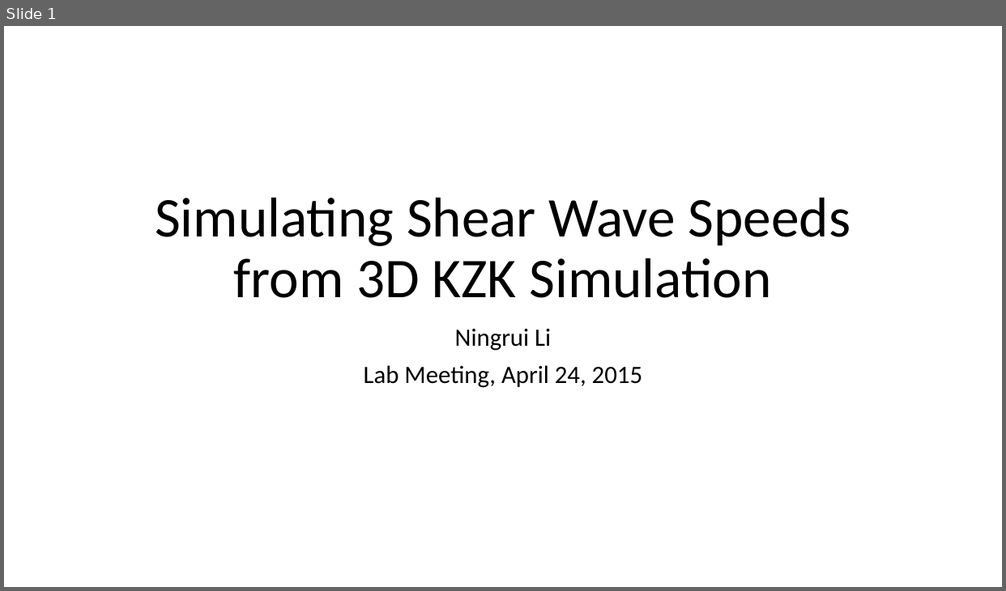
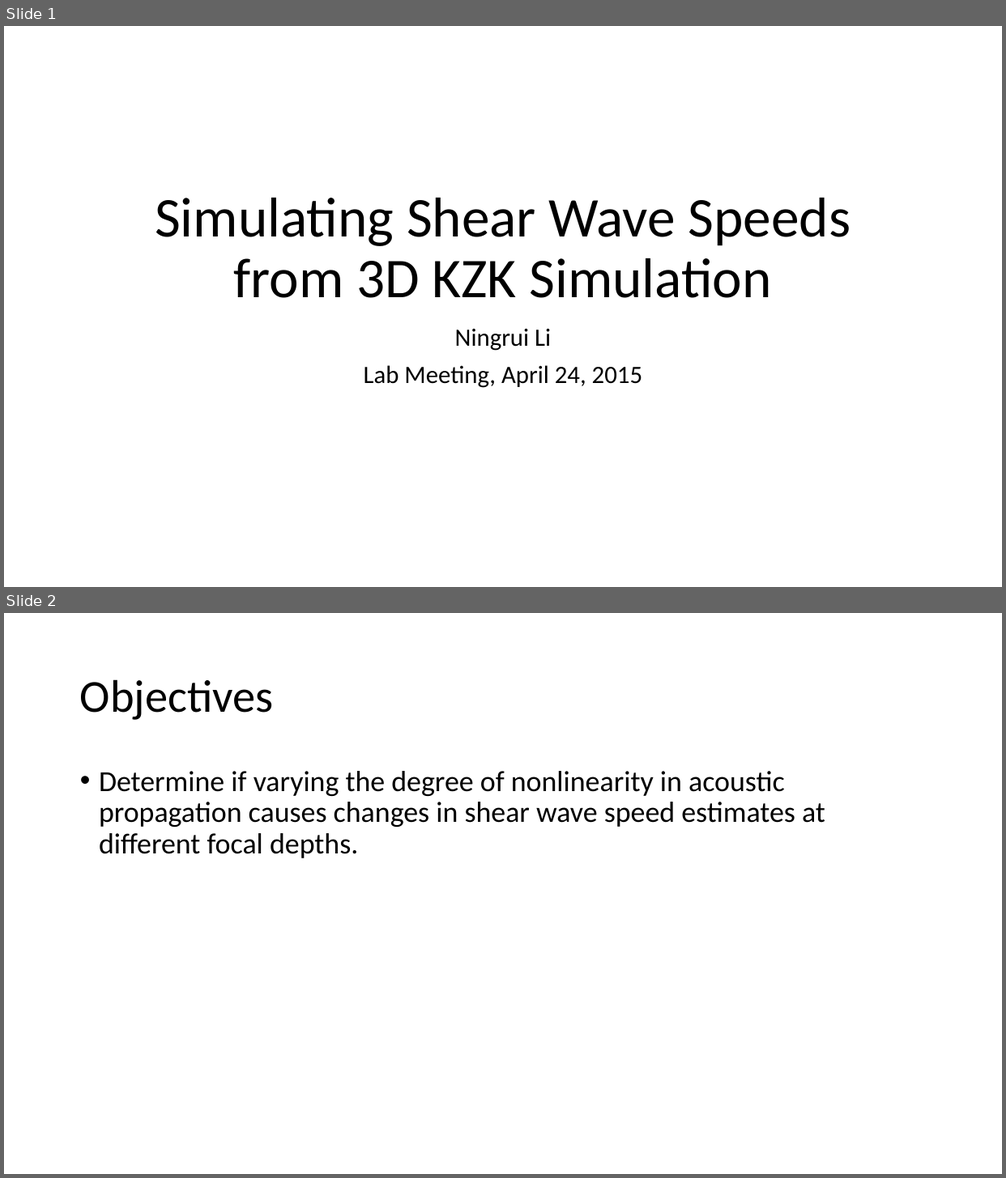
Before and after one commit to ningrui-li/nonlinear_acoustic, a slide deck: presentations/lab_meeting/lab_meeting_2015.04.24_kzk_sws.pptx. Shown one above the other, each under a label of ours: slide 1 before the commit, slides 1 and 2 after it. The pictures are 1006x591 and 1006x1178 pixels, drawn with LibreOffice and Linux fonts; fonts in the diff are those of the drawing. Boxes give left, top, right and bottom in pixels: in the first picture for what was removed or moved away, otherwise in the second. Text is boxed around its words. In the diff, an @@ line names an element or a change of style, - is before the commit and + after.

```diff
--- a/presentations/lab_meeting/lab_meeting_2015.04.24_kzk_sws.pptx
+++ b/presentations/lab_meeting/lab_meeting_2015.04.24_kzk_sws.pptx
@@ slide 2 added at box(4, 613, 1002, 1174), background #FFFFFF @@
@@ title added at box(80, 679, 274, 720), 44 pt, text #000000 @@
+Objectives
@@ text added at box(99, 771, 825, 858), 28 pt, text #000000 @@
+• Determine if varying the degree of nonlinearity in acoustic propagation causes changes in shear wave speed estimates at different focal depths.
```
Also in this commit, not shown: 1 slide changed, 4 other slides added.
